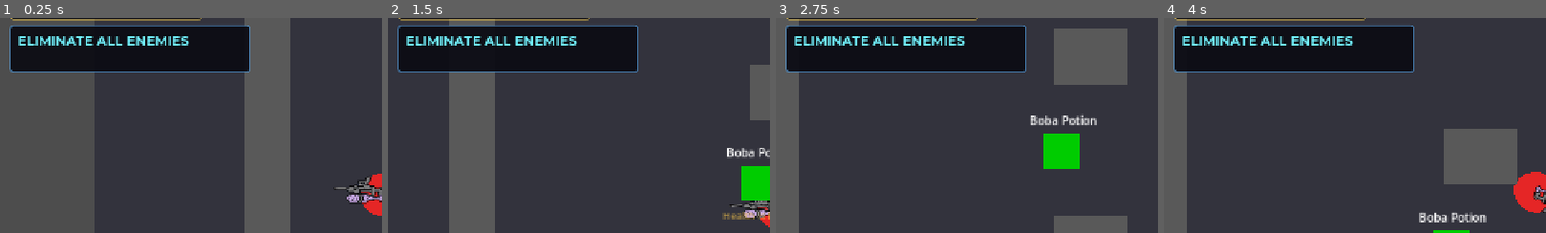
Above: before the commit, frames 1-4 (left to right).
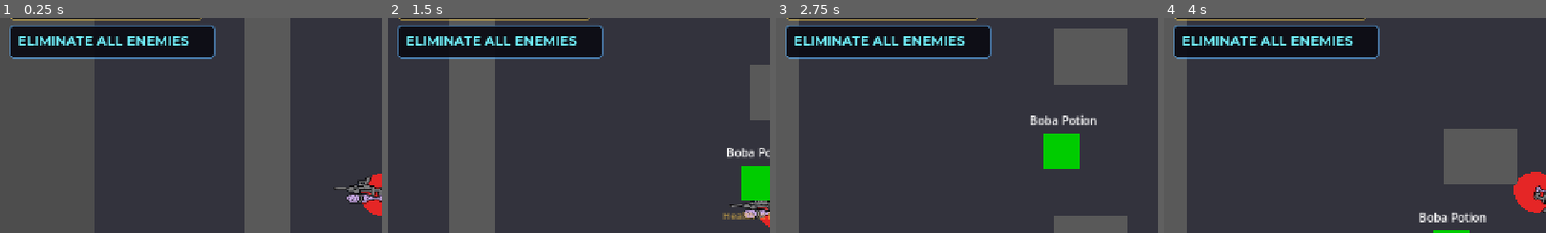
Above: after the commit, the same moments.

Repository: coyote321/BobaGame
Game: Godot game, scene res://Scenes/MissionScene.tscn
The game is run twice, just before and just after one commit, with the same random seed, the same clock (stepped at 60 frames per second) and the same inputs. This scene is started directly instead of the project's main scene. Sound files missing from this copy of the repository are replaced by a short silence.
Inputs (mouse positions are % of the whole screen's width and height, from its top left):
- Up to frame 1 (0.25 s): no input
- Up to frame 2 (1.5 s): tap Enter at 0.5 s; move the mouse to (72, 45) at 0.52 s; hold D (move_right) 0.53-1.28 s; tap G (ability) at 0.6 s; click (72, 45) at 0.67 s; tap E (interact) at 1.25 s; move the mouse to (30, 55) at 1.27 s; hold S (move_down) from 1.28 s (still down); right-click (30, 55) at 1.35 s
- Up to frame 3 (2.75 s): move the mouse to (60, 28) at 2.02 s; release S (move_down) at 2.03 s; press the mouse at (60, 28) at 2.03 s; hold D (move_right) from 2.03 s (still down)
- Up to frame 4 (4 s): move the mouse to (45, 70) at 2.77 s; release D (move_right) at 2.78 s; release the mouse at (45, 70) at 2.78 s; hold W (move_up) 2.78-3.53 s; tap Ctrl (crouch) at 2.85 s; click (45, 70) at 2.92 s; move the mouse to (80, 65) at 3.52 s; hold A (move_left) from 3.53 s (still down); hold E (interact) from 3.53 s (still down)
The pictures show only the part of the screen within x 0-50%, y 9-59%; the shares and areas given below are measured in that part.

The runs differ from the first frame. In frame 1, 5.9% of the frame differs, in the area x 2-66%, y 3-26%; in frame 2, 5.9%; in frame 3, 5.9%; in frame 4, 5.9%.

Commit message:
Add mission aborting state to MissionManager; update mission status checks and HUD adjustments for improved user experience.

Diff:
--- a/Scenes/HUD.tscn
+++ b/Scenes/HUD.tscn
@@ -103,15 +103,15 @@
 [node name="MissionPanel" type="Panel" parent="."]
 offset_left = 16.0
 offset_top = 76.0
-offset_right = 420.0
-offset_bottom = 156.0
+offset_right = 360.0
+offset_bottom = 132.0
 theme_override_styles/panel = SubResource("StyleBoxFlat_panel")
 
 [node name="ObjectiveLabel" type="Label" parent="MissionPanel"]
 layout_mode = 0
 offset_left = 14.0
 offset_top = 12.0
-offset_right = 396.0
+offset_right = 336.0
 offset_bottom = 42.0
 theme_override_colors/font_color = Color(0.45, 0.95, 1, 1)
 theme_override_colors/font_outline_color = Color(0, 0, 0, 1)
@@ -125,7 +125,7 @@
 layout_mode = 0
 offset_left = 14.0
 offset_top = 44.0
-offset_right = 396.0
+offset_right = 336.0
 offset_bottom = 72.0
 theme_override_colors/font_color = Color(1, 0.85, 0.3, 1)
 theme_override_colors/font_outline_color = Color(0, 0, 0, 1)
@@ -137,9 +137,9 @@
 [node name="ReturnButton" type="Button" parent="MissionPanel"]
 visible = false
 layout_mode = 0
-offset_left = 200.0
+offset_left = 144.0
 offset_top = 44.0
-offset_right = 396.0
+offset_right = 336.0
 offset_bottom = 72.0
 theme_override_colors/font_color = Color(1, 1, 1, 1)
 theme_override_colors/font_hover_color = Color(0.91, 0.76, 0.29, 1)
--- a/Scripts/Customer.gd
+++ b/Scripts/Customer.gd
@@ -206,7 +206,7 @@
 func leave_angry():
 	is_waiting = false
 	satisfaction_score = 0
-	order_label.text = "😤 Too slow!"
+	order_label.text = "Too slow!"
 	await get_tree().create_timer(1.0).timeout
 	leave_shop()
 
--- a/Scripts/MissionManager.gd
+++ b/Scripts/MissionManager.gd
@@ -3,6 +3,7 @@
 var enemies_container: Node2D
 var mission_complete: bool = false
 var mission_failed: bool = false
+var mission_aborting: bool = false
 var target_enemy: Node = null
 var stealth_rating: float = 100.0
 var initial_enemy_count: int = 0
@@ -307,7 +308,7 @@
 		hud.update_stealth(stealth_rating)
 
 func check_mission_status():
-	if mission_complete or mission_failed:
+	if mission_complete or mission_failed or mission_aborting:
 		return
 
 	var living := _living_enemy_count()
@@ -351,7 +352,7 @@
 	return true
 
 func on_mission_complete():
-	if mission_complete or mission_failed:
+	if mission_complete or mission_failed or mission_aborting:
 		return
 
 	mission_complete = true
@@ -382,6 +383,10 @@
 		hud.show_mission_failed(reason)
 
 func _on_abort_pressed():
+	if mission_aborting:
+		return
+	mission_aborting = true
+	mission_failed = true
 	GameManager.abort_mission_to_shop()
 
 func _on_return_pressed():
--- a/Scripts/ShopManager.gd
+++ b/Scripts/ShopManager.gd
@@ -1351,7 +1351,8 @@
 		m.get("reward_xp", 40),
 		tl,
 		"",
-		int(m.get("waves", 0))
+		int(m.get("waves", 0)),
+		String(m.get("scene", ""))
 	)
 	GameManager.start_mission()
 	get_tree().change_scene_to_file(GameManager.get_mission_scene())
